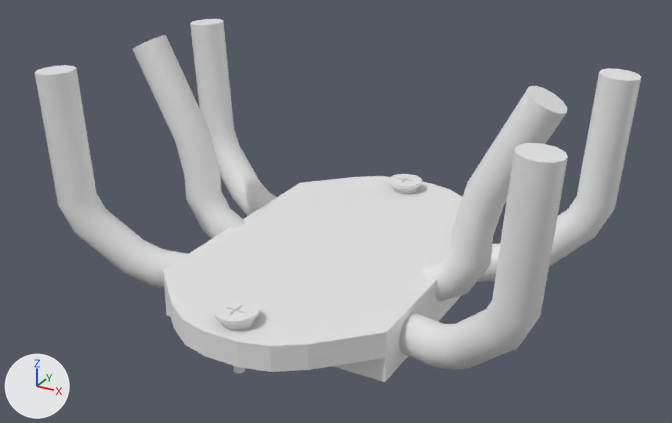
Before and after pictures for a commit that changed the glTF model app/src/components/App/App/Builder/forms/Model/assets/CpuCooler/cooler_base.glb.
The view is the same before and after, from a 50 mm camera at (2.72, -4.9, 3.16) aimed at (0.04, -0.03, 0.73). Lighting does not change. The marker at lower left points along +X, +Y and +Z. Where no turn or scale is listed for an object, it has been applied to the vertices. Vertices at the same position are counted once.

Names of what the first picture shows: 'basis'.
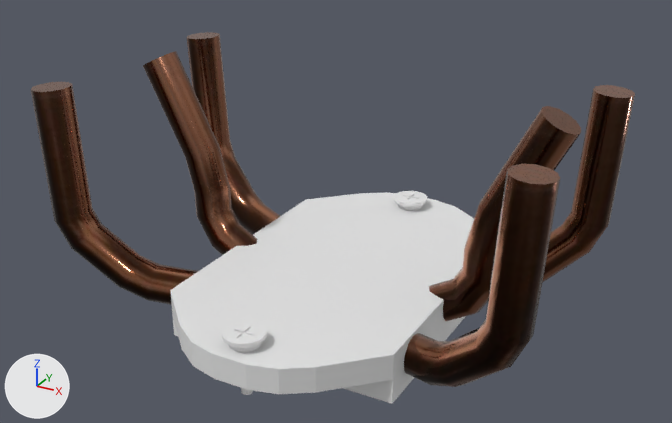
Changed parts and their boxes (x1, y1, x2, y2) in the pictures (672 x 423 px; the box of a moved part takes in the faces that stretch with it):
```json
{"object": "basis", "change": "reshaped, moved", "before": [35, 19, 641, 382], "after": [170, 191, 474, 404], "on screen": "50% narrower, 41% shorter"}
{"object": "defaultMaterial.002", "change": "added", "after": [31, 32, 635, 387]}
{"part": 1, "of": "me_meshid0_name", "change": "moved or reshaped", "before": [163, 176, 463, 382], "after": [170, 192, 474, 404]}
{"part": 2, "of": "me_meshid0_name", "change": "moved or reshaped", "before": [389, 174, 422, 194], "after": [394, 191, 427, 211]}
{"part": 3, "of": "me_meshid0_name", "change": "moved or reshaped", "before": [214, 299, 259, 374], "after": [222, 321, 267, 395]}
{"part": 4, "of": "me_meshid0_name", "change": "deleted", "before": [35, 19, 641, 369]}
```

Scene script edits in JSON lines:
```json
{"op": "add", "block": "img_material_metallicroughness", "code": ["img_material_metallicroughness = load_image('material_metallicRoughness', '_unpacked/material_metallicRoughness', 1024, 1024, 'Non-Color')"]}
{"op": "add", "block": "img_material_normal", "code": ["img_material_normal = load_image('material_normal', '_unpacked/material_normal', 1024, 1024, 'Non-Color')"]}
{"op": "add", "block": "img_material_basecolor", "code": ["img_material_basecolor = load_image('material_baseColor', '_unpacked/material_baseColor', 1024, 1024, 'sRGB')"]}
{"op": "add", "block": "mat_material_001", "code": ["mat_material_001 = principled_material('Material.001')", "mat_material_001.base_color = (0.8, 0.8, 0.8)  # white #e7e7e7"]}
{"op": "add", "block": "mat_material_003", "code": ["mat_material_003 = bpy.data.materials.new('material.003')", "# uses the picture img_material_basecolor", "# uses the picture img_material_metallicroughness", "# uses the picture img_material_normal"]}
{"block": "me_meshid0_name", "where": "# used by ob_basis; location = (0.0, 0.0, 0.804)"}
{"op": "remove", "block": "me_meshid0_name", "code": "me_meshid0_name.from_pydata(...)  # 948 vertices, 1744 faces; spans x -1.65..1.68, y -1.31..1.34, z -0.67..0.92"}
{"op": "add", "block": "me_meshid0_name", "code": "me_meshid0_name.from_pydata(...)  # 468 vertices, 924 faces; spans x -0.65..0.92, y -0.77..1.88, z -0.45..-0.05"}
{"block": "me_meshid0_name", "change": "me_meshid0_name part 1: the loose piece of 36 vertices spanning x -0.77..0.8, y -1.31..1.34, z -0.67..-0.34 is moved by (0.12, 0.54, 0.22), in mat_material_001 (white #e7e7e7)"}
{"block": "me_meshid0_name", "change": "me_meshid0_name part 2: the loose piece of 216 vertices spanning x -0.13..0.13, y 1.01..1.26, z -0.67..-0.27 is moved by (0.12, 0.54, 0.22), in mat_material_001 (white #e7e7e7)"}
{"block": "me_meshid0_name", "change": "me_meshid0_name part 3: the loose piece of 216 vertices spanning x -0.13..0.13, y -1.26..-1.01, z -0.67..-0.27 is moved by (0.12, 0.54, 0.22), in mat_material_001 (white #e7e7e7)"}
{"block": "me_meshid0_name", "change": "me_meshid0_name part 4: 10 loose pieces with 480 vertices, spanning x -1.65..1.68, y -0.91..0.92, z -0.67..0.92, are deleted"}
{"op": "add", "block": "me_meshid0_name", "code": "me_meshid0_name.materials.append(mat_material_001)  # white #e7e7e7"}
{"op": "add", "block": "me_defaultmaterial_004", "code": ["me_defaultmaterial_004 = bpy.data.meshes.new('defaultMaterial.004')", "me_defaultmaterial_004.from_pydata(...)  # 493 vertices, 885 faces; spans x -1.69..1.66, y -0.92..0.92, z -0.68..0.93", "me_defaultmaterial_004.materials.append(mat_material_003)"]}
{"op": "set", "path": "ob_basis.location", "old": "(0.0, 0.0, 0.804)", "new": "(-0.068, -0.542, 0.453)"}
{"op": "add", "block": "ob_defaultmaterial_002", "code": ["ob_defaultmaterial_002 = bpy.data.objects.new('defaultMaterial.002', me_defaultmaterial_004)", "ob_defaultmaterial_002.location = (0.0, 0.0, 0.69)"]}
```
